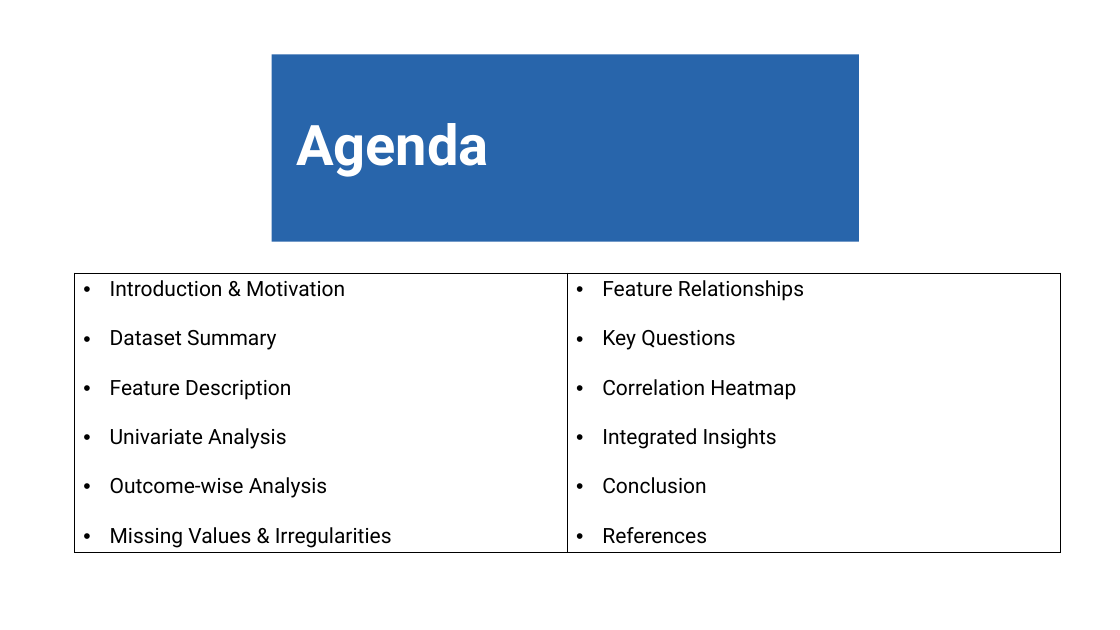
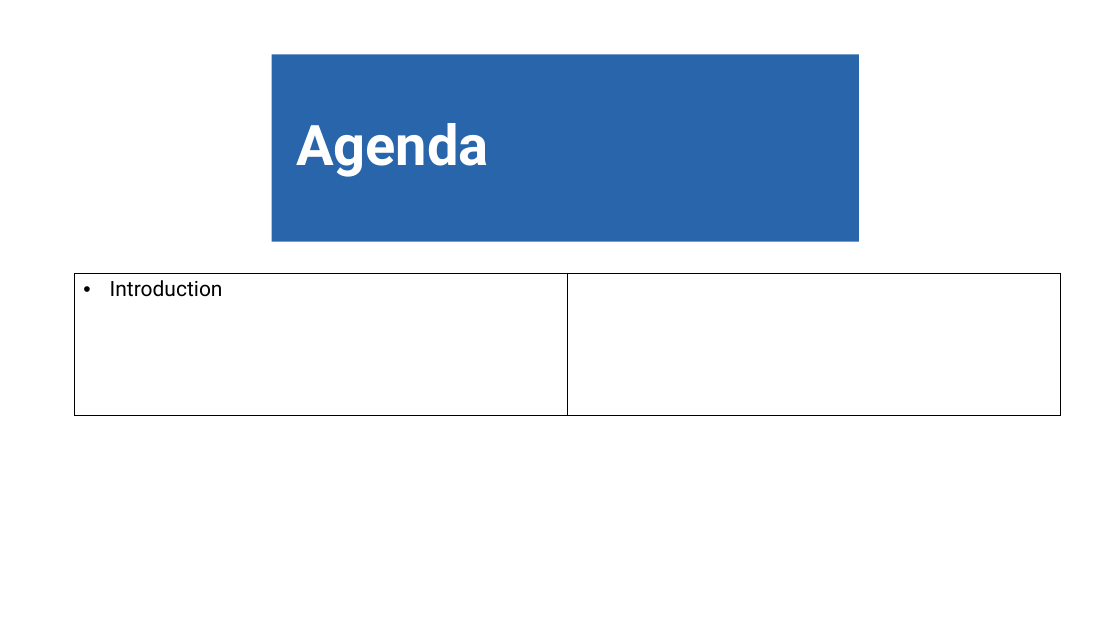
Before and after one commit to TidalWavetop1/Team9_ML_edu, a slide deck: slide 3 of Lab4 - Pima Indians Diabates/Slide_bao_cao.pptx. Drawn at 1120x630 pixels with LibreOffice and Linux fonts; fonts in the diff are those of the drawing. Boxes give left, top, right and bottom in pixels: in the first picture for what was removed or moved away, otherwise in the second. Text is boxed around its words. In the diff, an @@ line names an element or a change of style, - is before the commit and + after.

```diff
--- a/Lab4 - Pima Indians Diabates/Slide_bao_cao.pptx
+++ b/Lab4 - Pima Indians Diabates/Slide_bao_cao.pptx
@@ table at (x1=75, y1=273, x2=1061, y2=416) @@
-row 1, column 1: Introduction & Motivation / Dataset Summary / Feature Description / Univariate Analysis / Outcome-wise Analysis / Missing Values & Irregularities
+row 1, column 1: Introduction
-row 1, column 2: Feature Relationships / Key Questions / Correlation Heatmap / Integrated Insights / Conclusion / References
+row 1, column 2: 
```
Also in this commit, not shown: 1 other file.
